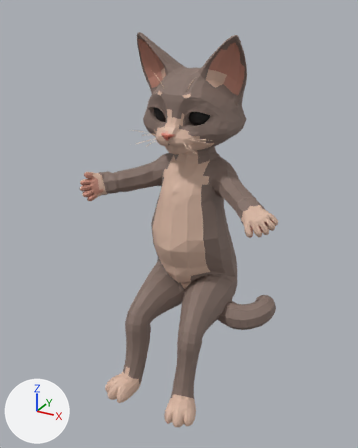
What one commit did to the glTF model assets/models/cat/tripo-hand/cat.rig.glb.
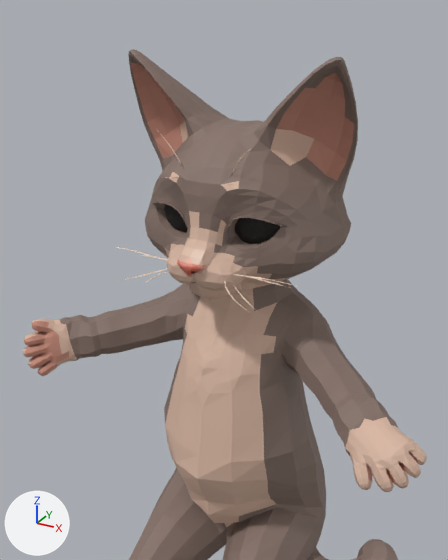
Old and new are each drawn whole from a 50 mm camera at (0.561, -1.154, 1.093) aimed at (0.0, -0.133, 0.582) and again close up from a 50 mm camera at (0.333, -0.717, 1.081) aimed at (-0.027, -0.062, 0.753). Lighting does not change. The marker at lower left points along +X, +Y and +Z. The first two pictures are the older version. Vertices at exactly the same position are counted once.

In view in the first close-up: 'cat.001'.
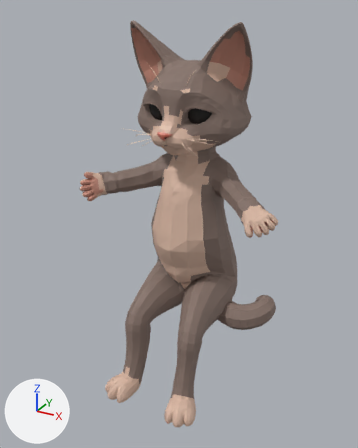
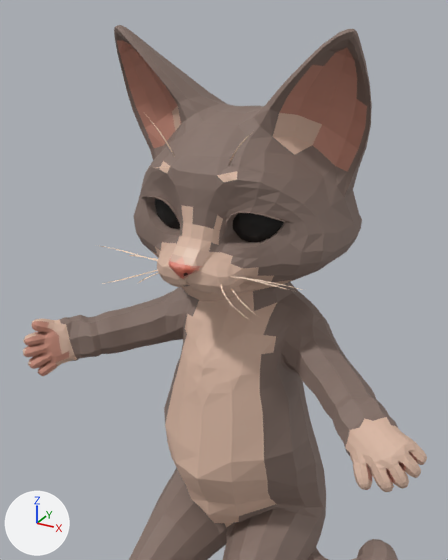
Commit message: fix(models): make the head of the Tripo cat 1.1 times larger

Patch to the scene script:
```diff
--- a/assets/models/cat/tripo-hand/cat.rig.glb.py
+++ b/assets/models/cat/tripo-hand/cat.rig.glb.py
@@ me_cat @@
 # used by ob_cat_001; location = (0.0, 0.0, 0.0)
-me_cat.from_pydata(...)  # 3467 vertices, 6875 faces; spans x -0.251..0.269, y -0.337..0.091, z 0.118..1.037
+me_cat.from_pydata(...)  # 3467 vertices, 6875 faces; spans x -0.251..0.269, y -0.337..0.091, z 0.118..1.063
+# me_cat part 1: the loose piece of 18 vertices spanning x -0.122..-0.037, y -0.176..-0.165, z 0.813..0.823 is scaled about its middle by 1.1, then moved by (-0.008, -0.013, 0.004)
+# me_cat part 2: the loose piece of 19 vertices spanning x -0.088..-0.032, y -0.209..-0.167, z 0.795..0.81 is scaled about its middle by 1.1, then moved by (-0.006, -0.015, 0.002)
+# me_cat part 3: the loose piece of 19 vertices spanning x -0.105..-0.039, y -0.158..-0.136, z 0.798..0.812 is scaled about its middle by 1.1, then moved by (-0.007, -0.011, 0.002)
+# me_cat part 4: the loose piece of 47 vertices spanning x -0.074..-0.007, y -0.146..-0.098, z 0.83..0.898 is scaled about its middle by 1.1, then moved by (-0.004, -0.009, 0.008)
+# me_cat part 5: the loose piece of 16 vertices spanning x -0.06..-0.027, y -0.157..-0.148, z 0.913..0.962 is scaled about its middle by 1.1, then moved by (-0.004, -0.012, 0.016)
+# me_cat part 6: the loose piece of 17 vertices spanning x 0.032..0.088, y -0.209..-0.167, z 0.795..0.81 is scaled about its middle by 1.1, then moved by (0.006, -0.015, 0.002)
+# me_cat part 7: the loose piece of 49 vertices spanning x 0.017..0.082, y -0.146..-0.105, z 0.831..0.898 is scaled about its middle by 1.1, then moved by (0.005, -0.009, 0.008)
+# me_cat part 8: the loose piece of 18 vertices spanning x 0.037..0.122, y -0.176..-0.165, z 0.813..0.823 is scaled about its middle by 1.1, then moved by (0.008, -0.013, 0.004)
+# me_cat part 9: the loose piece of 18 vertices spanning x 0.039..0.105, y -0.158..-0.136, z 0.798..0.812 is scaled about its middle by 1.1, then moved by (0.007, -0.011, 0.002)
+# me_cat part 10: the loose piece of 16 vertices spanning x 0.027..0.06, y -0.156..-0.147, z 0.913..0.955 is scaled about its middle by 1.1, then moved by (0.004, -0.012, 0.015)
+# me_cat part 11: 934 of 3467 vertices moved; they spanned x -0.14..0.138, y -0.194..0.057, z 0.763..1.037 and now span x -0.153..0.152, y -0.21..0.066, z 0.763..1.063; mean shift (0.0, -0.008, 0.009); largest move (0.127, -0.108, 1.037) -> (0.139, -0.115, 1.062)
+# other edits to the shape of me_cat do not show in these pictures
 me_cat.materials.append(mat_fur)
```

Where the change shows, as pixel boxes (x1, y1, x2, y2) in the close-ups (448 x 560 px; the box of a moved part takes in the faces that stretch with it):
'cat.001', reshaped: before (23, 49, 427, 560); after (23, 25, 427, 560)
part 1 of me_cat, moved or reshaped: before (111, 246, 167, 261); after (97, 245, 158, 261)
part 2 of me_cat, moved or reshaped: before (116, 268, 168, 282); after (104, 269, 158, 284)
part 3 of me_cat, moved or reshaped: before (141, 255, 168, 260); after (129, 255, 158, 260)
part 4 of me_cat, moved or reshaped: before (164, 204, 188, 232); after (155, 198, 180, 229)
part 5 of me_cat, moved or reshaped: before (157, 130, 183, 168); after (145, 114, 175, 157)
part 6 of me_cat, moved or reshaped: before (224, 281, 250, 313); after (221, 284, 253, 323)
part 7 of me_cat, moved or reshaped: before (235, 218, 280, 244); after (232, 213, 283, 242)
part 8 of me_cat, moved or reshaped: before (234, 274, 296, 286); after (231, 276, 303, 290)
part 9 of me_cat, moved or reshaped: before (245, 276, 290, 288); after (243, 277, 296, 292)
part 10 of me_cat, moved or reshaped: before (231, 146, 254, 176); after (228, 132, 253, 166)
part 11 of me_cat, moved or reshaped: before (128, 49, 358, 315); after (114, 25, 372, 317)
